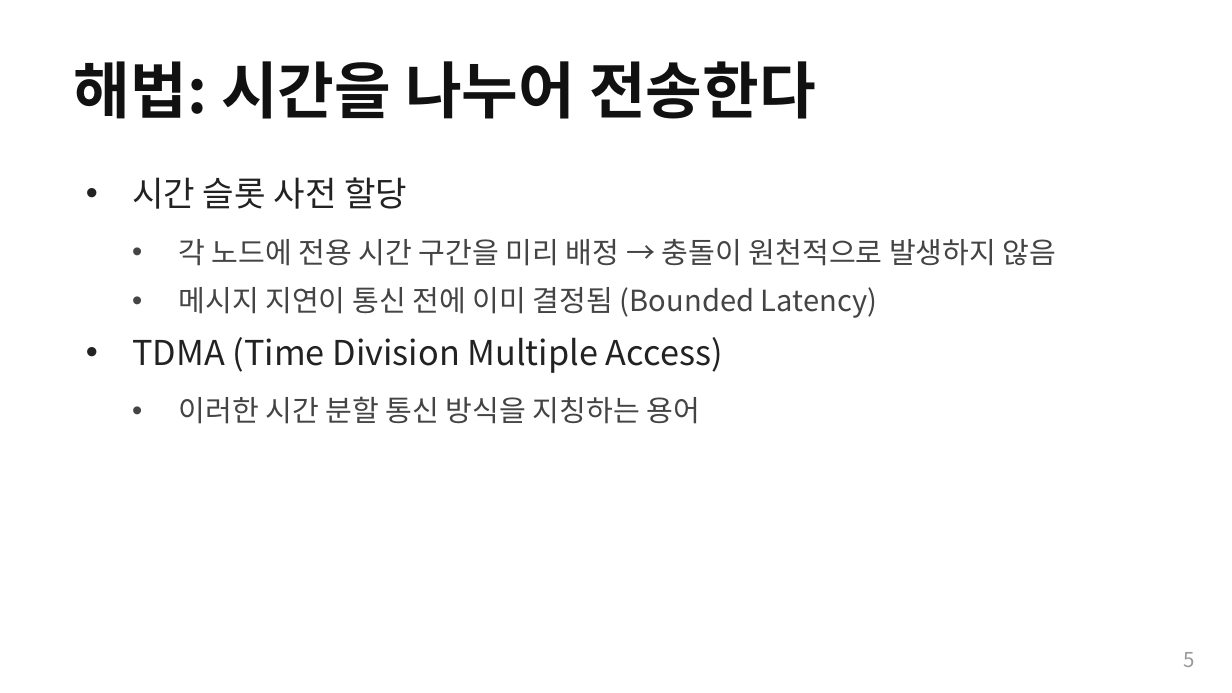
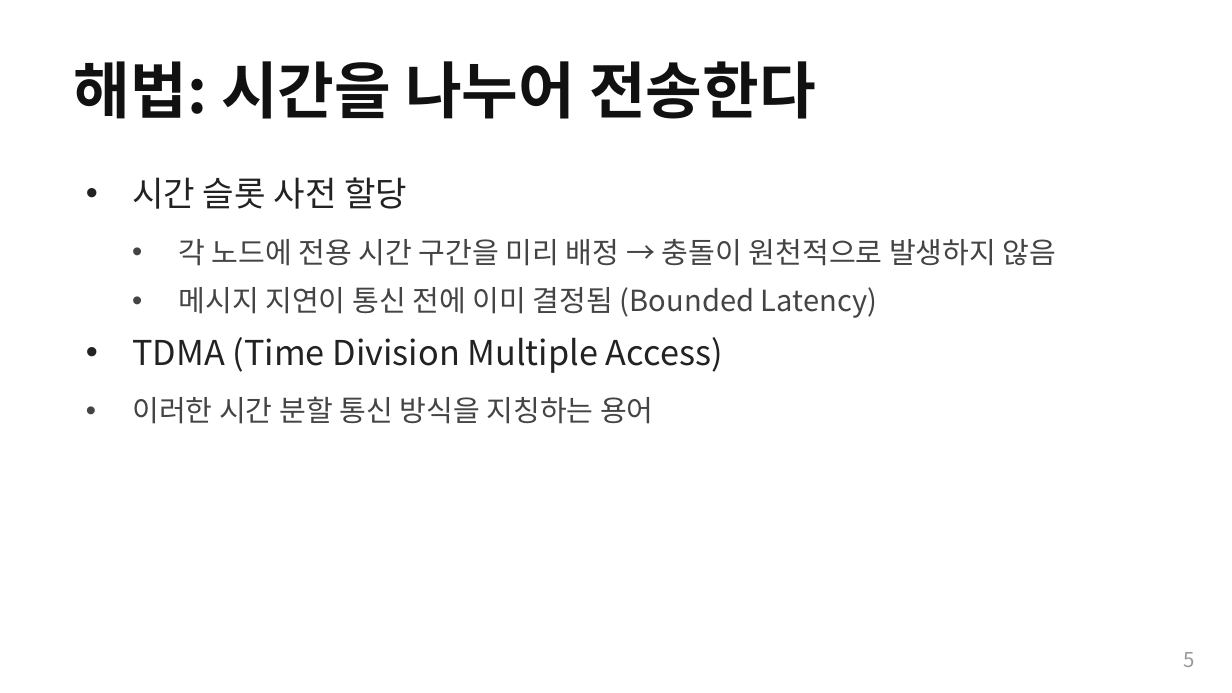
Before and after one commit to Woodong02/SoC_Design_and_Programming, a slide deck: slide 5 of presentation_full.pptx. Drawn at 1232x693 pixels with LibreOffice and Linux fonts; fonts in the diff are those of the drawing. Boxes give left, top, right and bottom in pixels: in the first picture for what was removed or moved away, otherwise in the second. Text is boxed around its words. In the diff, an @@ line names an element or a change of style, - is before the commit and + after.

```diff
--- a/presentation_full.pptx
+++ b/presentation_full.pptx
@@ text at (132, 396, 654, 424): list level 2 to 1 in "이러한 시간 분할 통신 방식을 ..." @@
```
Also in this commit, not shown: 14 other slides changed, 3 other files.
